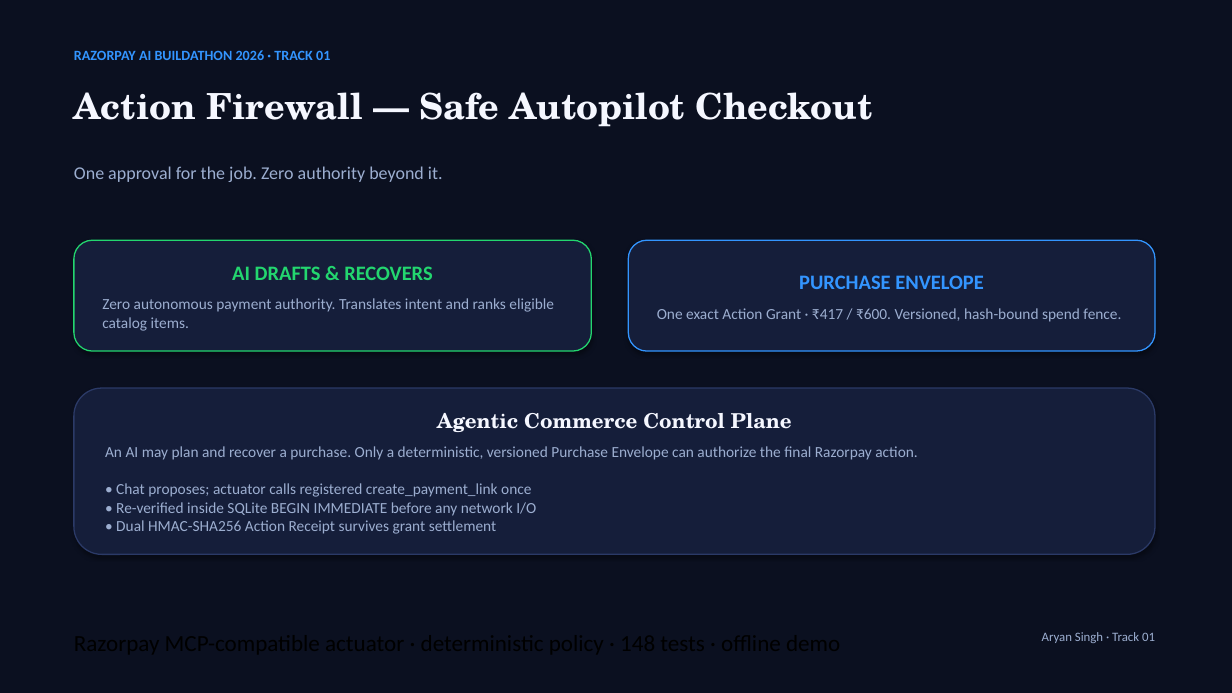
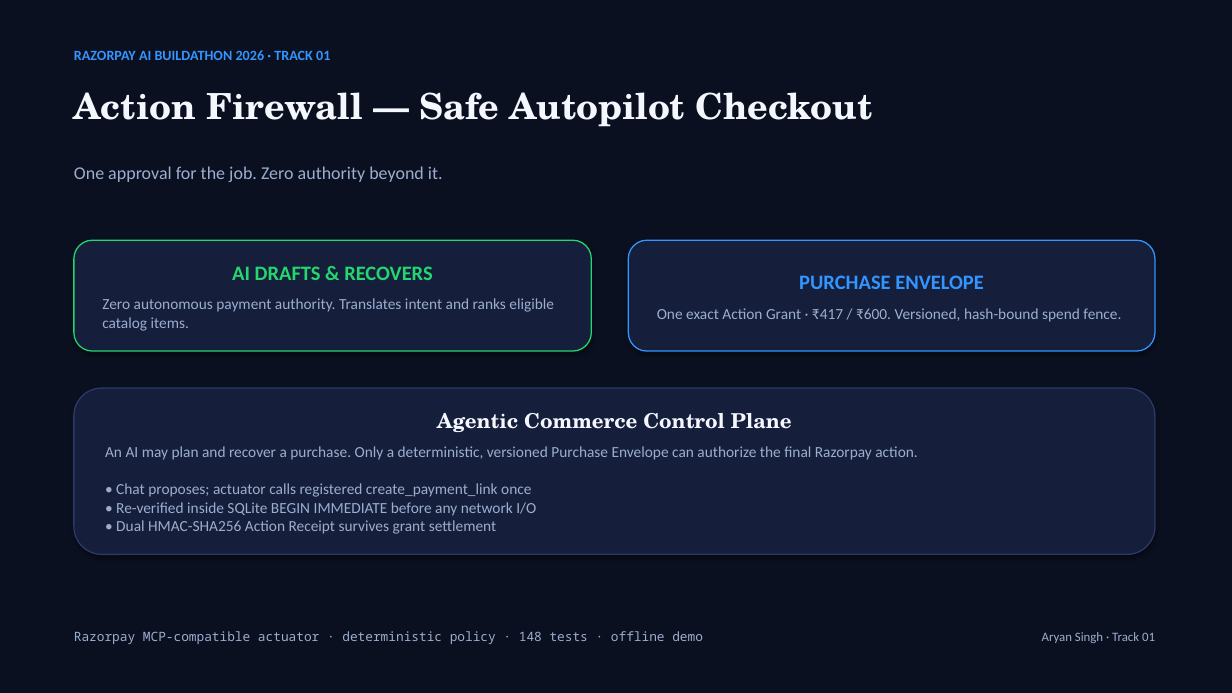
Before and after one commit to its-aryansingh/action-firewall, a slide deck: slide 1 of docs/Razorpay_Buildathon_Action_Firewall_Deck.pptx. Drawn at 1232x693 pixels with LibreOffice and Linux fonts; fonts in the diff are those of the drawing. Boxes give left, top, right and bottom in pixels: in the first picture for what was removed or moved away, otherwise in the second. Text is boxed around its words. In the diff, an @@ line names an element or a change of style, - is before the commit and + after.

```diff
--- a/docs/Razorpay_Buildathon_Action_Firewall_Deck.pptx
+++ b/docs/Razorpay_Buildathon_Action_Firewall_Deck.pptx
@@ text added at [74, 631, 703, 644], 10 pt, text #9CAED0 @@
+Razorpay MCP-compatible actuator · deterministic policy · 148 tests · offline demo
```
Also in this commit, not shown: 2 other slides changed, 1 other file.
